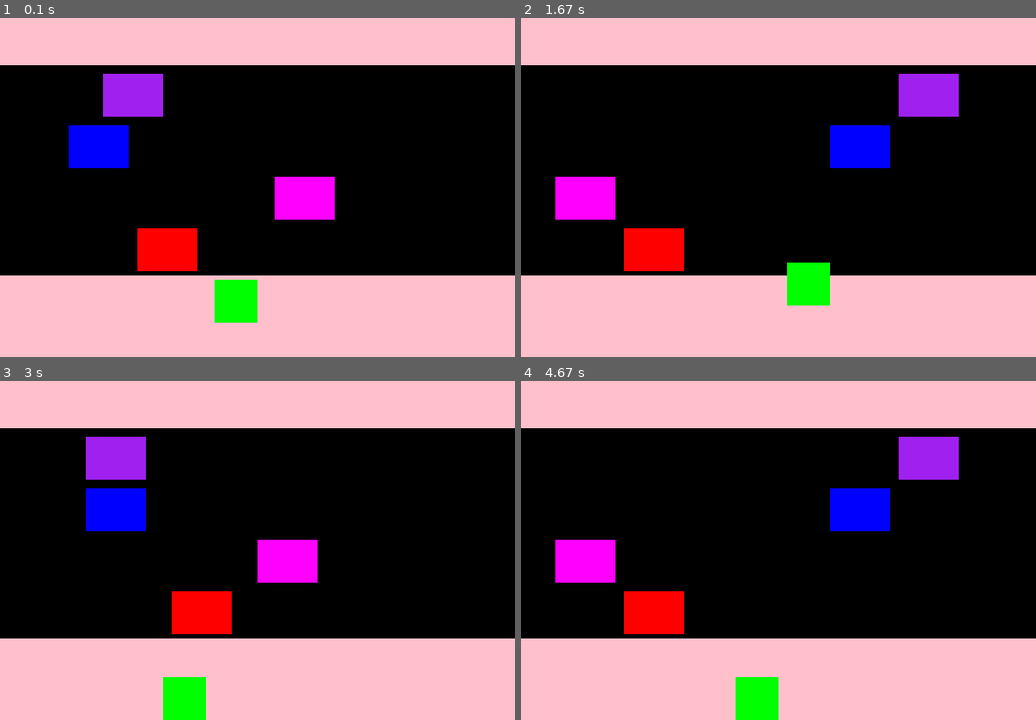
Above: before the commit, frames 1-4 (two rows, left to right).
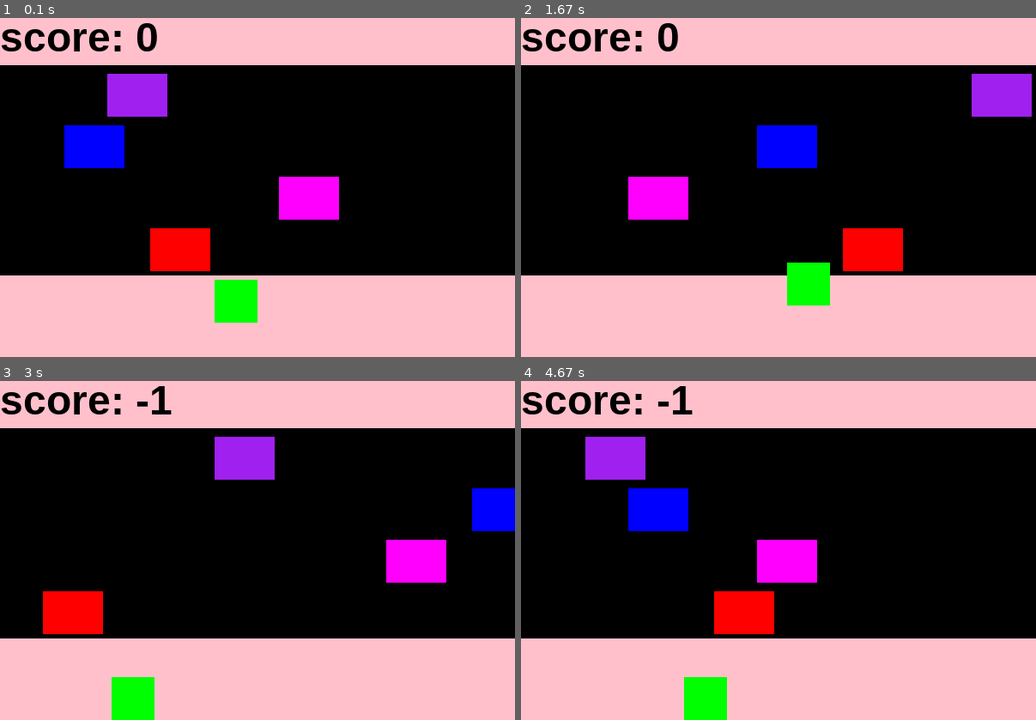
Above: after the commit, the same moments.

Repository: mnolan000/Homework
Game: pygame game, started from Nolan_HW9_Functions/frogger.py
Two runs of this game, one before a commit and one after it. Both use one fixed random seed, a clock stepped at 60 frames per second and the inputs below.
Inputs:
- Up to frame 1 (0.1 s): no input
- Up to frame 2 (1.67 s): tap S at 0.33 s; hold Right 0.67-1.13 s; hold Up 1.17-1.47 s
- Up to frame 3 (3 s): hold Left 2-2.53 s; hold Down 2.57-2.87 s; hold Left from 2.9 s (still down)
- Up to frame 4 (4.67 s): release Left at 3.3 s; hold Up 3.33-3.7 s; hold Right 3.73-4.37 s; hold Down from 4.4 s (still down)

The runs differ from the first frame. In frame 1, 2.3% of the frame differs, in the area x 0-66%, y 1-75%; in frame 2, 13%; in frame 3, 14%; in frame 4, 15%, in the area x 0-85%, y 1-100%.

Commit message:
Frogger continued

Diff:
--- a/Nolan_HW9_Functions/frogger.py
+++ b/Nolan_HW9_Functions/frogger.py
@@ -1,5 +1,5 @@
 """
-File: Nolan_HW8_MovingObjects/frogger.py
+File: Nolan_HW9_Functions/frogger.py
 Author: Matthew Nolan
 Date: 3/4/25
 Description:
@@ -12,6 +12,25 @@
 
 # init pygame
 pygame.init()
+
+#create font
+system_fonts = pygame.font.get_fonts()
+print(system_fonts)
+my_font = pygame.font.SysFont(system_fonts[0], size=48, bold=True, italic=False)
+
+def draw_text(text, coordinate, text_color, my_font, screen):
+  """
+  This function draws text to the screen
+  text: variable that holds text
+  coordinate: holds coordinate values
+  text_color: holds the color of the text
+  """
+  text_image = my_font.render(text, True, text_color)
+  text_rect = text_image.get_rect()
+  text_rect.topleft = coordinate
+  screen.blit(text_image, text_rect)
+
+
 
 # window dimensions
 width = 600
@@ -32,6 +51,7 @@
 car2_pos = [100,100]
 car3_pos = [300,100]
 car4_pos = [200, 100]
+score = 0
 
 
 """game loop"""
@@ -68,10 +88,11 @@
 
 
   #set direction of cars
-  car1_pos[0] += 20
-  car2_pos[0] -= 20
-  car3_pos[0] += 20
-  car4_pos[0] -= 40
+  car_speed = 25
+  car1_pos[0] += car_speed
+  car2_pos[0] -= car_speed
+  car3_pos[0] += car_speed
+  car4_pos[0] -= car_speed
 
 
   if cur_pos[0] < 0:  #x direction
@@ -87,6 +108,7 @@
   #clear screen
   screen.fill("grey")
 
+
   #start
   pygame.draw.rect(
     screen,
@@ -101,7 +123,7 @@
   )
 
   #cars
-  pygame.draw.rect(
+  car1 = pygame.draw.rect(
     screen,
     "purple",
     pygame.Rect((car1_pos[0],70), (70, 50))
@@ -110,7 +132,7 @@
     car1_pos[0] = 0
 
 
-  pygame.draw.rect(
+  car2 = pygame.draw.rect(
     screen,
     "blue",
     pygame.Rect((car2_pos[0],130), (70, 50))
@@ -118,7 +140,7 @@
   if car2_pos[0] == 0:
     car2_pos[0] = 600
 
-  pygame.draw.rect(
+  car3 = pygame.draw.rect(
     screen,
     "magenta",
     pygame.Rect((car3_pos[0],190), (70, 50))
@@ -126,7 +148,7 @@
   if car3_pos[0] == 600:
     car3_pos[0] = 0
 
-  pygame.draw.rect(
+  car4 = pygame.draw.rect(
     screen,
     "red",
     pygame.Rect((car4_pos[0],250), (70, 50))
@@ -135,23 +157,36 @@
     car4_pos[0] = 600
 
   #end
-  pygame.draw.rect(
+  end = pygame.draw.rect(
     screen,
     "pink",
     pygame.Rect((0,0), (600, 60))
   )
   # draw frog
-  pygame.draw.rect(
+
+  frog = pygame.draw.rect(
     screen,
     "green",
     pygame.Rect(cur_pos[0], cur_pos[1], 50, 50)
   )
 
-  if cur_pos == car3_pos:
-    running = False
+  draw_text(f'score: {score}', (0,0), "black", my_font, screen)
 
-  print(cur_pos)
-  print(car4_pos)
+  if pygame.Rect.colliderect(frog, car1) or     pygame.Rect.colliderect(frog, car2) or pygame.Rect.colliderect(frog, car3) or pygame.Rect.colliderect(frog, car4):
+    score -=1
+    cur_pos = [250,310]
+    if score < 0:
+      draw_text("You lost!", (250,0), "red", my_font, screen)
+
+
+  if pygame.Rect.colliderect(frog, end):
+    score +=1
+    cur_pos = [250,310]
+    if score >= 5:
+      draw_text("You won!", (250,0), "red", my_font, screen)
+
+
+
 
   #update screen
   pygame.display.flip()
